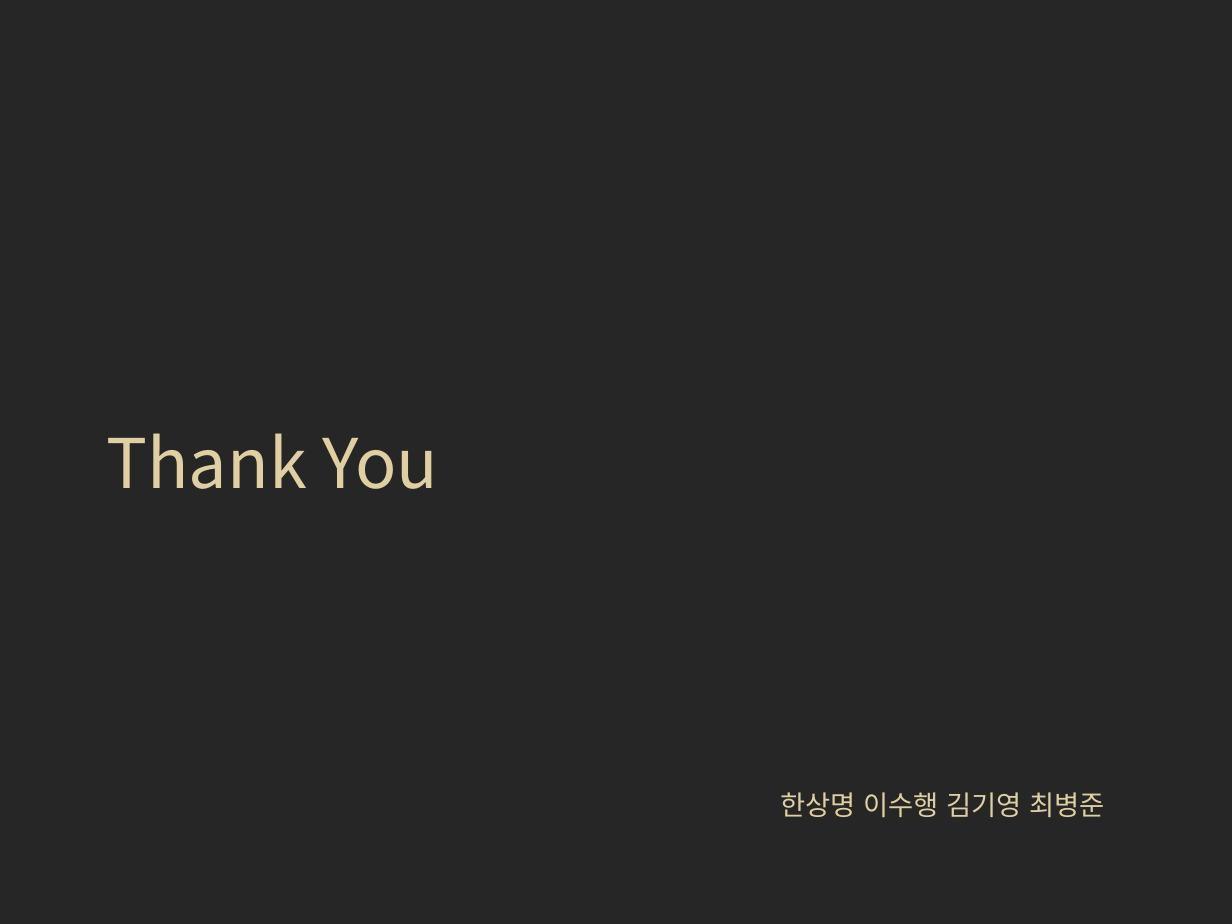
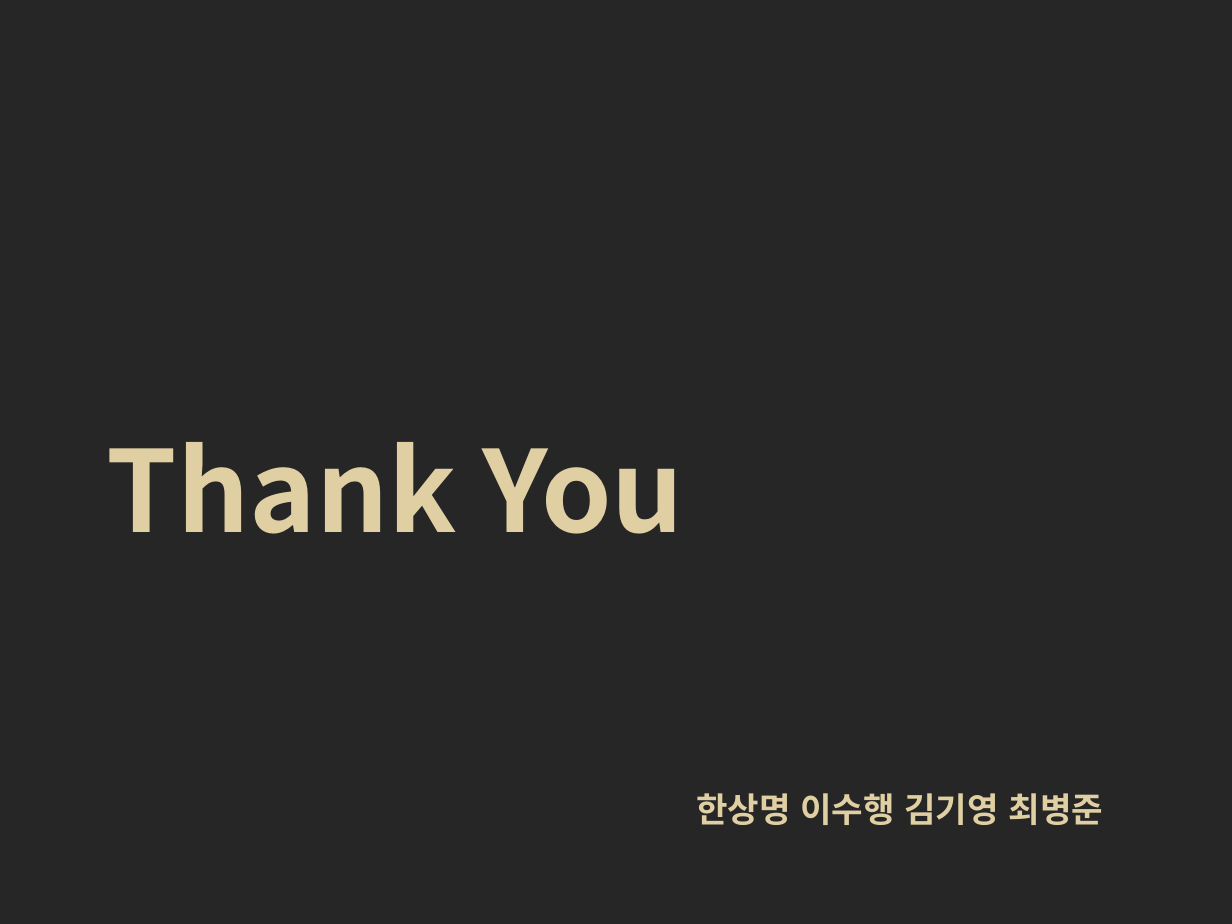
Before and after one commit to KYKimKing/Project_OS, a slide deck: slide 18 of 오픈소스최종발표자료v6.pptx. Drawn at 1232x924 pixels with LibreOffice and Linux fonts; fonts in the diff are those of the drawing. Boxes give left, top, right and bottom in pixels: in the first picture for what was removed or moved away, otherwise in the second. Text is boxed around its words. In the diff, an @@ line names an element or a change of style, - is before the commit and + after.

```diff
--- a/오픈소스최종발표자료v6.pptx
+++ b/오픈소스최종발표자료v6.pptx
@@ text "Thank You" at (107, 442, 684, 534): size 40 to 66 pt, bold on @@
@@ text "한상명 이수행 김기영 최병준": place and size @@
-text "한상명 이수행 김기영 최병준" at (780, 792, 1104, 817)
+text "한상명 이수행 김기영 최병준" at (696, 793, 1104, 825)
@@ text "한상명 이수행 김기영 최병준" at (696, 793, 1104, 825): size 16 to 20 pt, bold on @@
```
Also in this commit, not shown: 16 other slides changed, 4 other files.
